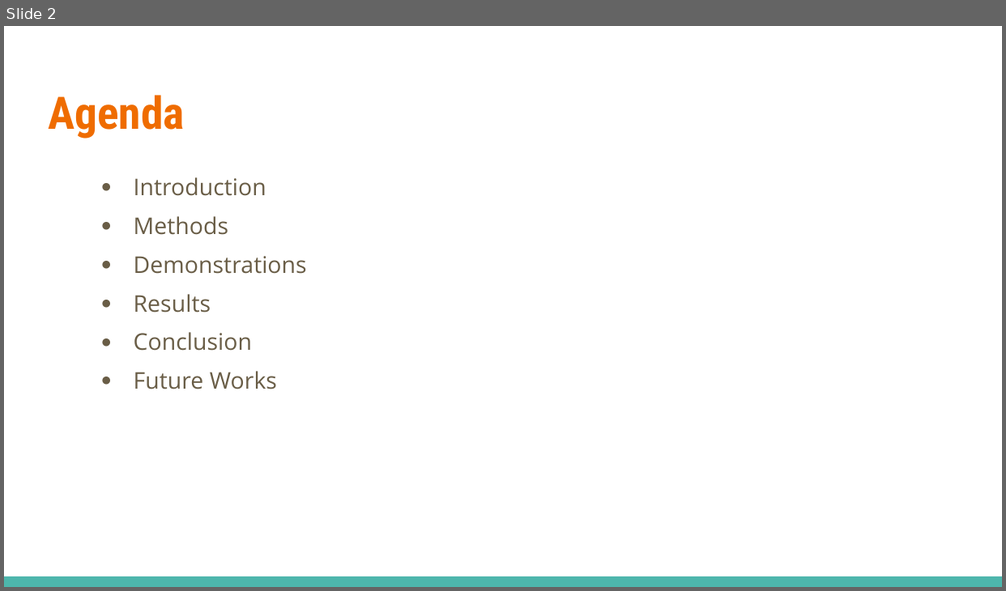
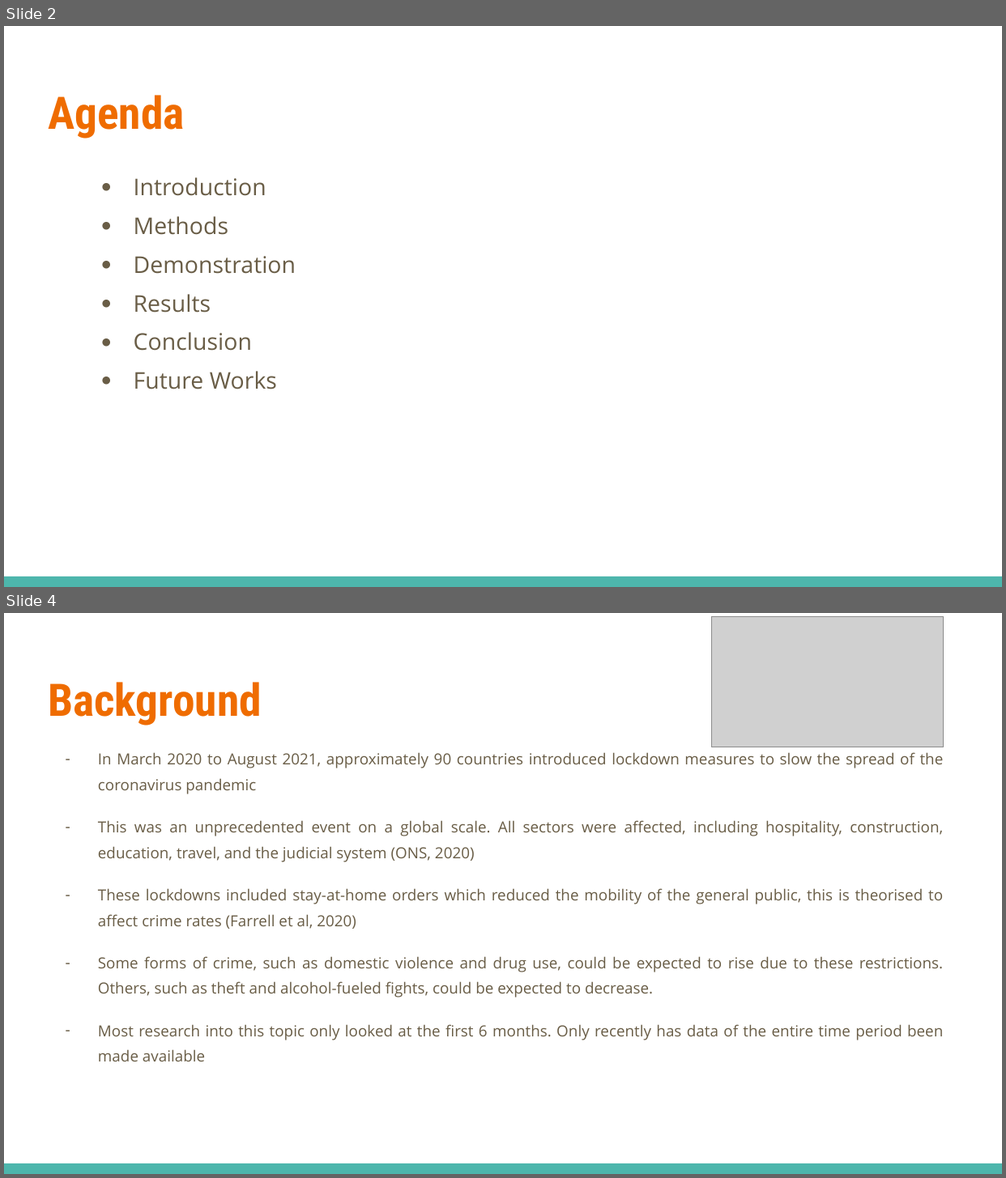
Before and after one commit to elliot-linsey/QMUL, a slide deck: EOY Project/Presentation.pptx. Shown one above the other, each under a label of ours: slide 2 before the commit, slides 2 and 4 after it; the slides between them are not shown. The pictures are 1006x591 and 1006x1178 pixels, drawn with LibreOffice and Linux fonts; fonts in the diff are those of the drawing; grey boxes stand for pictures. Boxes give left, top, right and bottom in pixels: in the first picture for what was removed or moved away, otherwise in the second. Text is boxed around its words. In the diff, an @@ line names an element or a change of style, - is before the commit and + after.

```diff
--- a/EOY Project/Presentation.pptx
+++ b/EOY Project/Presentation.pptx
@@ slide 4 added at (4,613,1002,1174), background #FFFFFF; not listed: 1 template element that a slide beside it also shows @@
@@ picture added at (711,617,943,747) @@
@@ title added at (48,682,261,726), 32.4 pt, text #EF6C00, bold @@
+Background
@@ text added at (98,752,944,1062), 11 pt, text #695D46 @@
+– In March 2020 to August 2021, approximately 90 countries introduced lockdown measures to slow the spread of the coronavirus pandemic
+– This was an unprecedented event on a global scale. All sectors were affected, including hospitality, construction, education, travel, and the judicial system (ONS, 2020)
+– These lockdowns included stay-at-home orders which reduced the mobility of the general public, this is theorised to affect crime rates (Farrell et al, 2020)
+– Some forms of crime, such as domestic violence and drug use, could be expected to rise due to these restrictions. Others, such as theft and alcohol-fueled fights, could be expected to decrease.
+– Most research into this topic only looked at the first 6 months. Only recently has data of the entire time period been made available
@@ slide 2 changed as well @@
@@ text at (134,256,296,274): text changed @@
-● Demonstrations
+● Demonstration
```
Also in this commit, not shown: 1 other slide changed, 7 other slides added, 1 slide removed.
